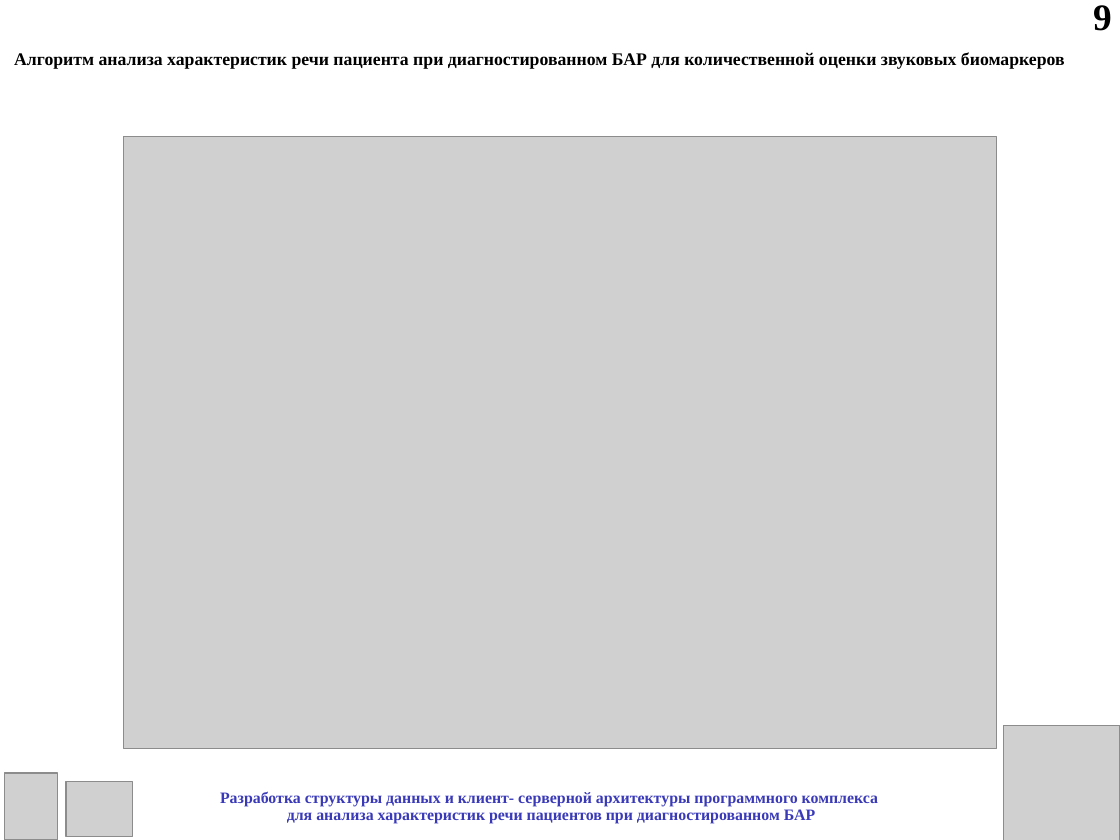
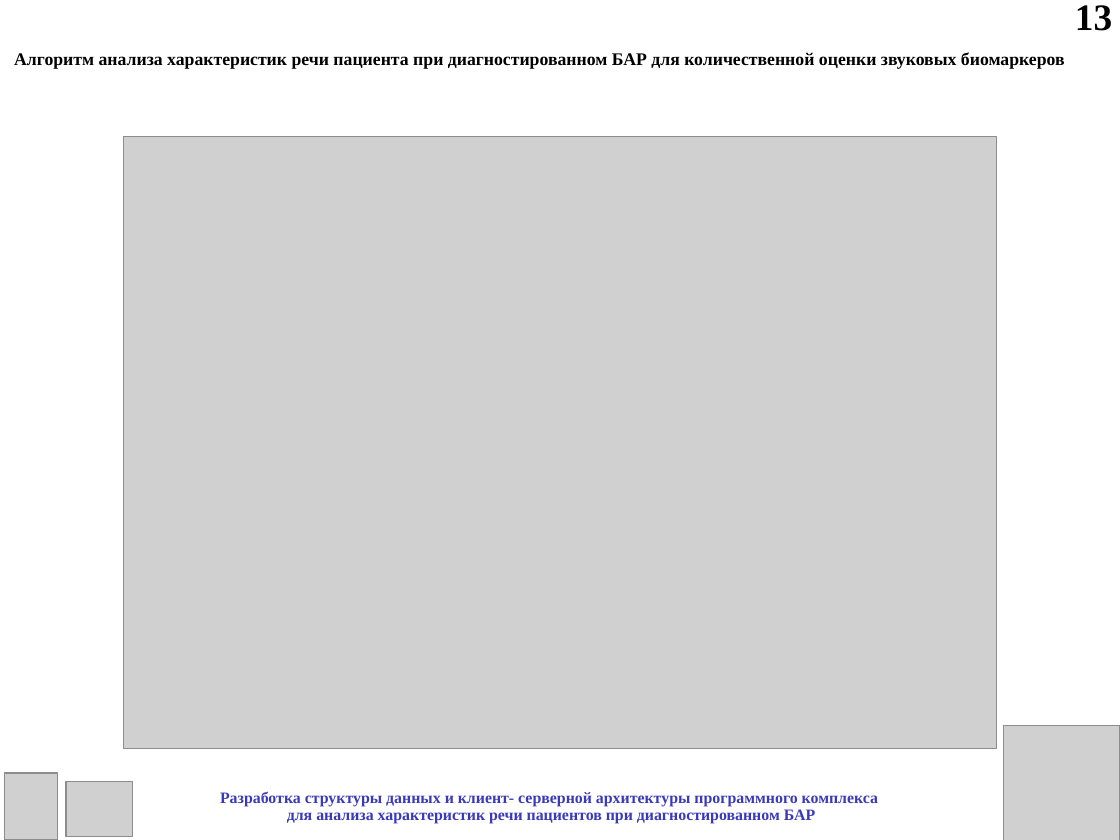
Before and after one commit to leysanSafina/BiomarkerAnalysis, a slide deck: slide 13 of Мониторинг биполярного расстройства/Практика/Сафина_практика_презентация.ppt (slide 9 before the commit). Drawn at 1120x840 pixels with LibreOffice and Linux fonts; fonts in the diff are those of the drawing; grey boxes stand for pictures. Boxes give left, top, right and bottom in pixels: in the first picture for what was removed or moved away, otherwise in the second. Text is boxed around its words. In the diff, an @@ line names an element or a change of style, - is before the commit and + after.

```diff
--- a/Мониторинг биполярного расстройства/Практика/Сафина_практика_презентация.ppt
+++ b/Мониторинг биполярного расстройства/Практика/Сафина_практика_презентация.ppt
@@ text added at [1075, 5, 1112, 31], 24 pt, text #000000, bold @@
+13
@@ text removed at [1093, 5, 1112, 31] @@
-9
```
Also in this commit, not shown: 12 other slides changed, 7 slides added, 8 other files.
